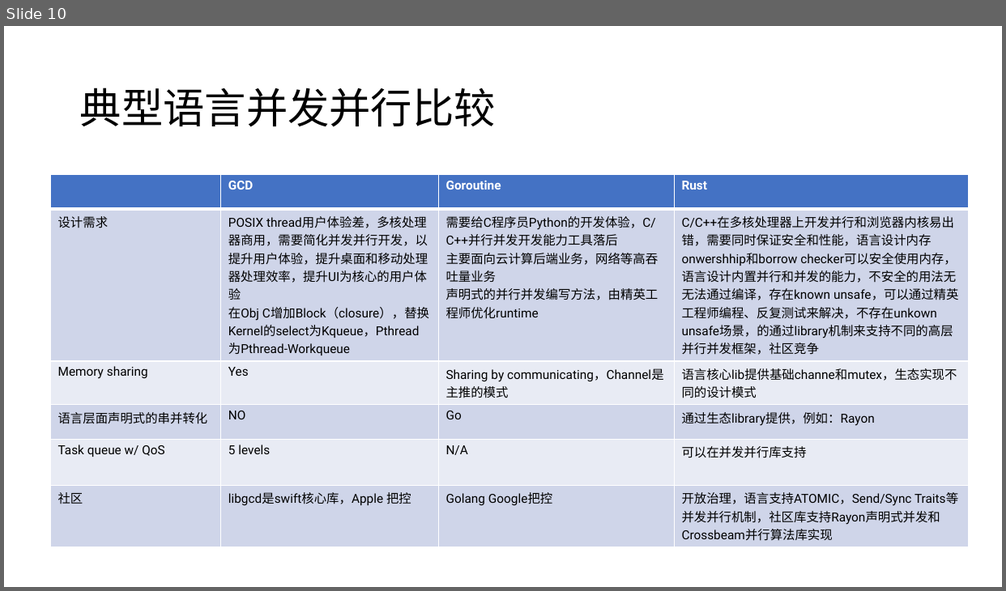
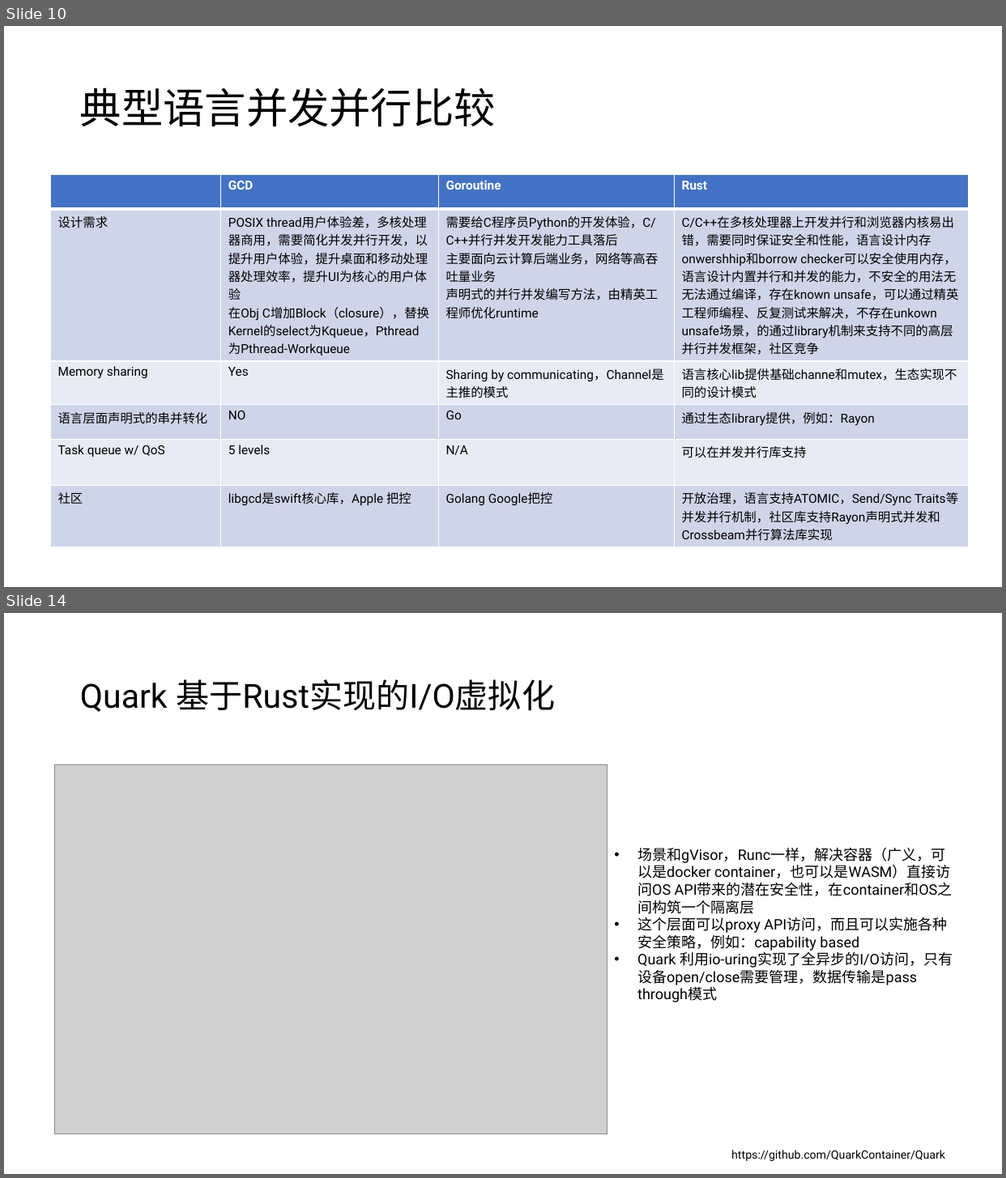
Before and after one commit to sbagga/mistyminds, a slide deck: _posts/Mobile Rust 0627.pptx. Shown one above the other, each under a label of ours: slide 10 before the commit, slides 10 and 14 after it; the slides between them are not shown. The pictures are 1006x591 and 1006x1178 pixels, drawn with LibreOffice and Linux fonts; fonts in the diff are those of the drawing; grey boxes stand for pictures. Boxes give left, top, right and bottom in pixels: in the first picture for what was removed or moved away, otherwise in the second. Text is boxed around its words. In the diff, an @@ line names an element or a change of style, - is before the commit and + after.

```diff
--- a/_posts/Mobile Rust 0627.pptx
+++ b/_posts/Mobile Rust 0627.pptx
@@ slide 14 added at bbox=[4, 613, 1002, 1174], background #FFFFFF @@
@@ title added at bbox=[80, 679, 555, 712], 32 pt, text #000000 @@
+Quark 基于Rust实现的I/O虚拟化
@@ picture added at bbox=[54, 764, 607, 1134] @@
@@ text added at bbox=[637, 848, 953, 1003], 14 pt, text #000000 @@
+• 场景和gVisor，Runc一样，解决容器（广义，可以是docker container，也可以是WASM）直接访问OS API带来的潜在安全性，在container和OS之间构筑一个隔离层
+• 这个层面可以proxy API访问，而且可以实施各种安全策略，例如：capability based
+• Quark 利用io-uring实现了全异步的I/O访问，只有设备open/close需要管理，数据传输是pass through模式
@@ text added at bbox=[731, 1150, 945, 1161], 11 pt, text #000000 @@
+https://github.com/QuarkContainer/Quark
```
Also in this commit, not shown: 9 slides changed, 2 other slides added.
